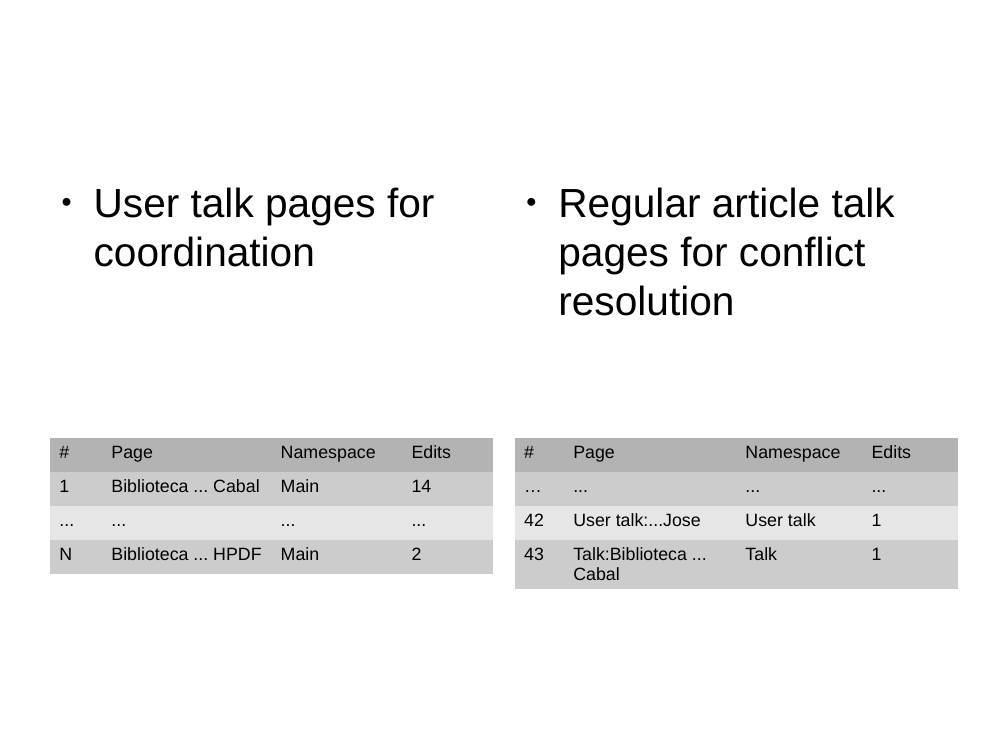
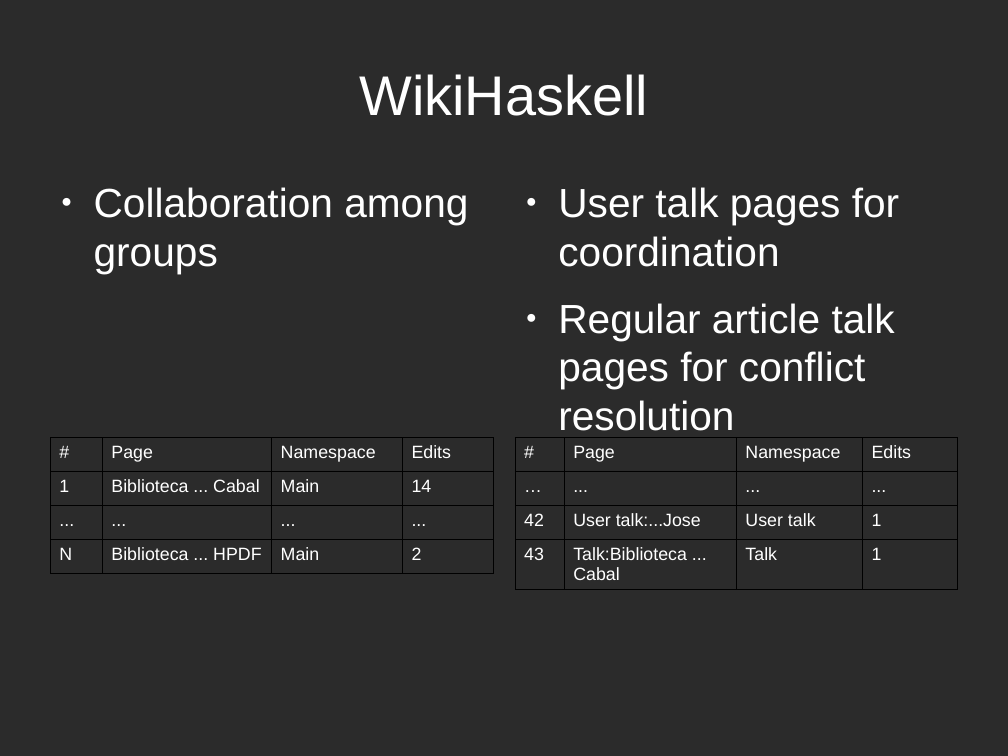
Before and after one commit to DrPantera/wikis4education, a slide deck: slide 25 of brunel-2014/wiki-assessment.odp. Drawn at 1008x756 pixels with LibreOffice and Linux fonts; fonts in the diff are those of the drawing; background and template pictures are left out; a plain dark background stands for a picture behind light text. Boxes give left, top, right and bottom in pixels: in the first picture for what was removed or moved away, otherwise in the second. Text is boxed around its words. In the diff, an @@ line names an element or a change of style, - is before the commit and + after.

```diff
--- a/brunel-2014/wiki-assessment.odp
+++ b/brunel-2014/wiki-assessment.odp
@@ background #FFFFFF to picture (left out) @@
@@ title added at (359, 74, 648, 116), 44 pt, text #FFFFFF @@
+WikiHaskell
@@ text at (94, 187, 468, 274): text changed; text colour #000000 to #FFFFFF @@
-● User talk pages for coordination
+● Collaboration among groups
@@ text at (558, 187, 899, 267): paragraph added @@
+● User talk pages for coordination
@@ text at (558, 303, 895, 438): text colour #000000 to #FFFFFF in "Regular article talk pages for conflict resolution"; bullet colour #000000 to #FFFFFF @@
@@ table at (50, 437, 493, 574) @@
@@ fill #B3B3B3 to none in row 1 @@
@@ fill #CCCCCC to none in 8 cells @@
@@ fill #E6E6E6 to none in row 3 @@
@@ text colour #000000 to #FFFFFF @@
@@ borders changed @@
@@ table at (515, 437, 958, 589) @@
@@ fill #B3B3B3 to none in row 1 @@
@@ fill #CCCCCC to none in 8 cells @@
@@ fill #E6E6E6 to none in row 3 @@
@@ text colour #000000 to #FFFFFF @@
@@ borders changed @@
```
Also in this commit, not shown: 37 other slides changed, 5 slides added, 5 slides removed, 1 other file.
